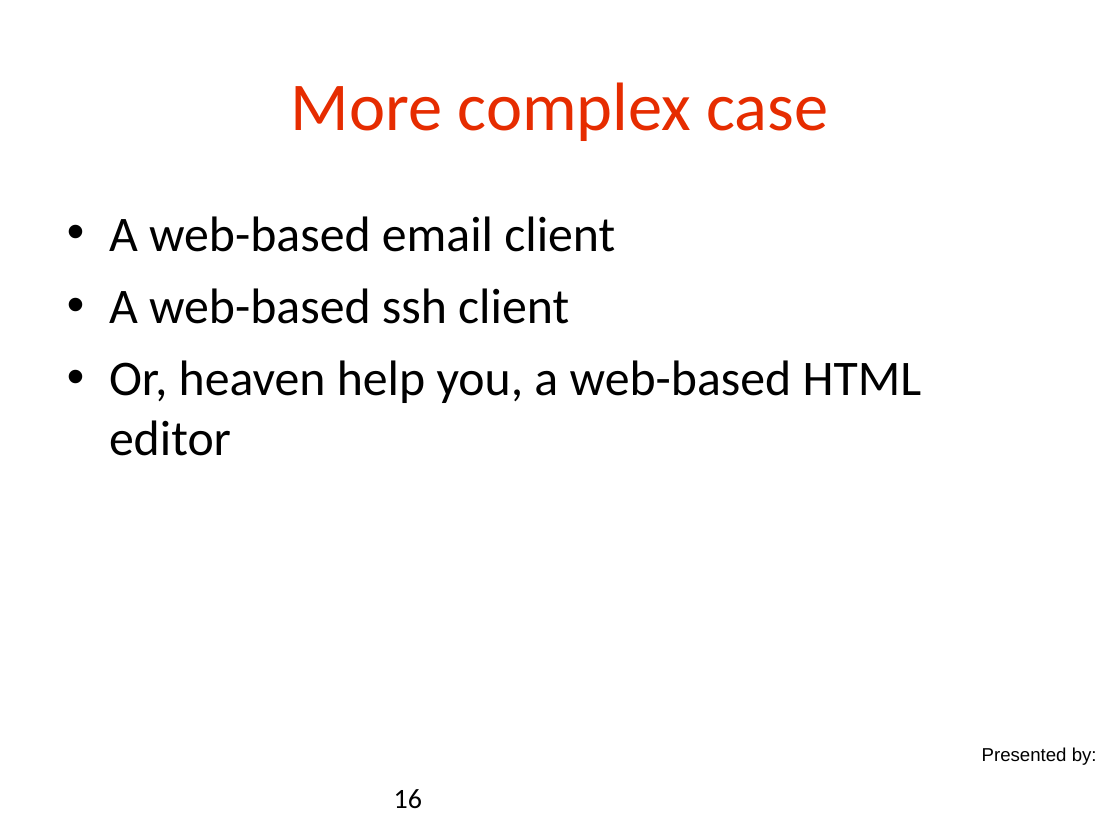
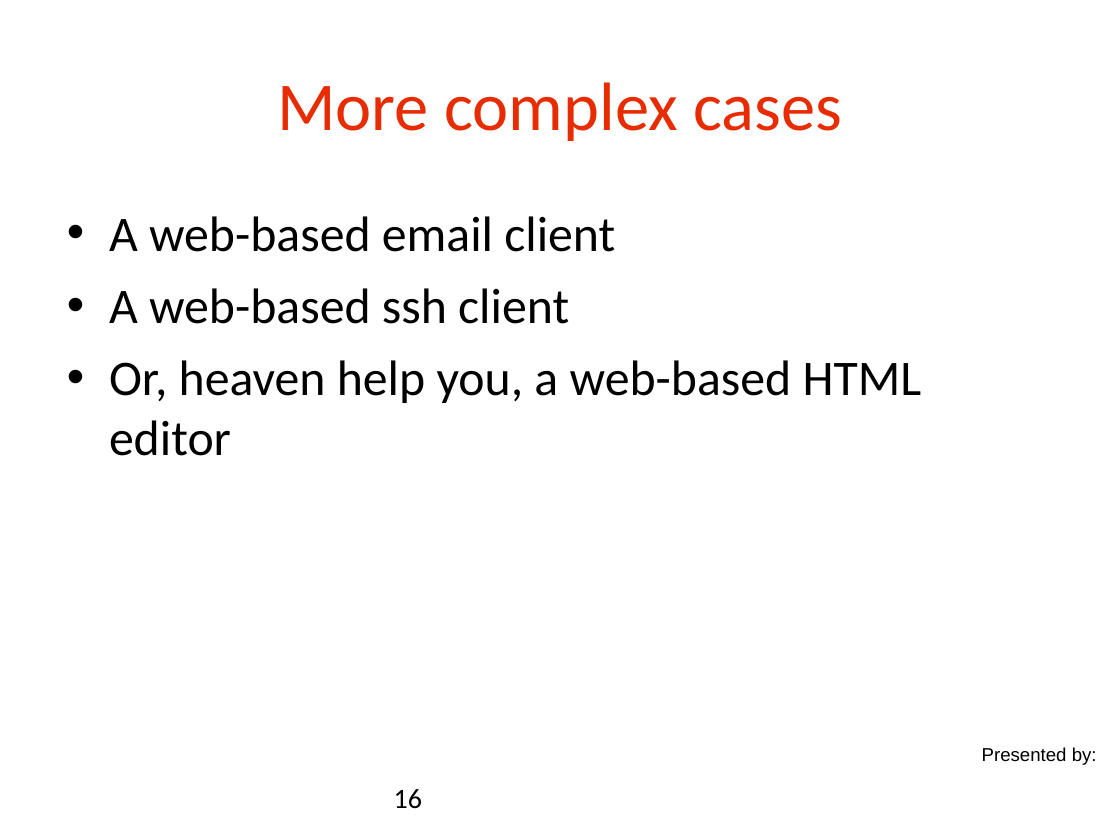
Before and after one commit to danielsomerfield/app-sec-presentation, a slide deck: slide 16 of AppSec Presentation Deck Day 4.ppt. Drawn at 1120x840 pixels with LibreOffice and Linux fonts; fonts in the diff are those of the drawing; background and template pictures are left out. Boxes give left, top, right and bottom in pixels: in the first picture for what was removed or moved away, otherwise in the second. Text is boxed around its words. In the diff, an @@ line names an element or a change of style, - is before the commit and + after.

```diff
--- a/AppSec Presentation Deck Day 4.ppt
+++ b/AppSec Presentation Deck Day 4.ppt
@@ title at [277, 82, 842, 141]: text changed @@
-More complex case
+More complex cases
```
Also in this commit, not shown: 1 other slide changed, 4 other files.
